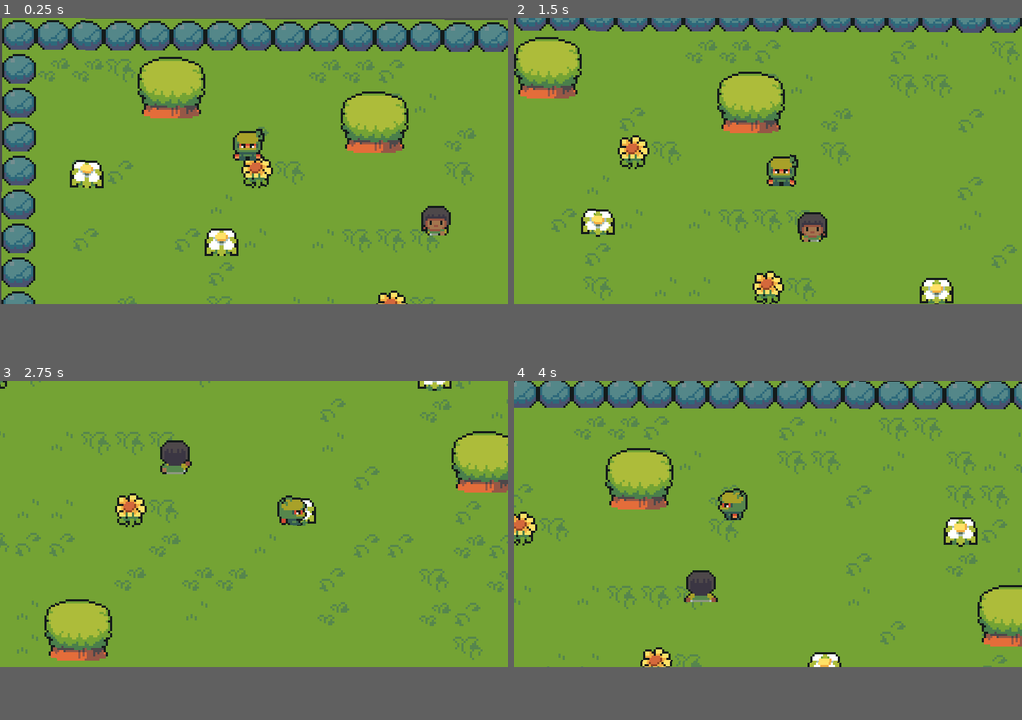
Above: before the commit, frames 1-4 (two rows, left to right).
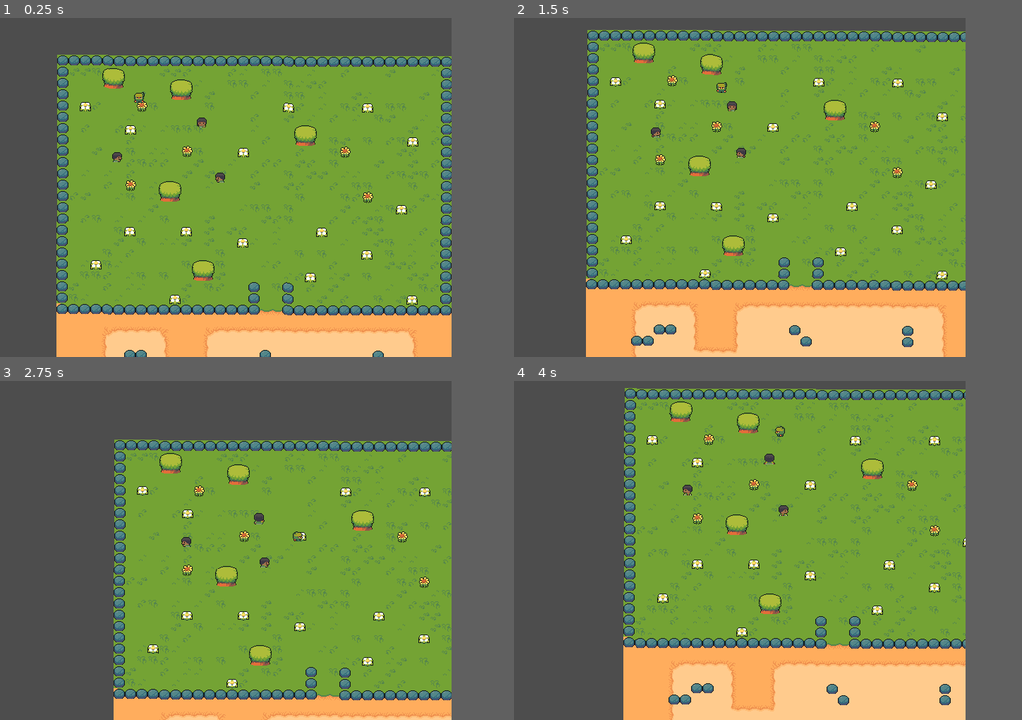
Above: after the commit, the same moments.

Repository: harrywainwright/Playground
Game: Godot game, scene res://scenes/world.tscn
The game is run twice, just before and just after one commit, with the same random seed, the same clock (stepped at 60 frames per second) and the same inputs.
Inputs:
- Up to frame 1 (0.25 s): no input
- Up to frame 2 (1.5 s): hold Right (ui_right) 0.53-1.28 s; hold Down (ui_down) from 1.28 s (still down)
- Up to frame 3 (2.75 s): release Down (ui_down) at 2.03 s; hold Right (ui_right) from 2.03 s (still down)
- Up to frame 4 (4 s): release Right (ui_right) at 2.78 s; hold Up (ui_up) 2.78-3.53 s; hold Left (ui_left) from 3.53 s (still down)
In our replay, the window is 720x405 before the commit and 640x480 after it. These sizes can differ from the game's own. Grey fills any space a smaller window leaves; there, only what the larger window draws over its background counts as a difference.

The runs differ from the first frame. In frame 1, 42% of the frame differs, in the area x 0-100%, y 0-100%; in frame 2, 39%; in frame 3, 51%; in frame 4, 46%.
Error in both runs: Invalid call. Nonexistent function 'get_quadrant_size' in base 'TileMap'. (res://camera/followCam.gd:7)

Commit message:
Turn Based 1
Fixed black male, began turn based testing

Diff:
--- a/npc/human/blackMale1.gd
+++ b/npc/human/blackMale1.gd
@@ -9,7 +9,6 @@
 var endPosition
 var rng = RandomNumberGenerator.new()
 var randDir
-# var randTime
 var direction
 
 enum npcState{
@@ -47,6 +46,8 @@
 
 	animations.play("walk" + direction)
 
+	# wait_for_timer()
+
 	# randTime = rng.randf_range(2.0, 5.0)
 	# await get_tree().create_timer(randTime).timeout
 
@@ -67,6 +68,8 @@
 
 	animations.play("walk" + direction)
 
+	#wait_for_timer()
+
 	# randTime = rng.randf_range(2.0, 5.0)
 	# await get_tree().create_timer(randTime).timeout
 
@@ -83,8 +86,6 @@
 	elif moveDirection.length() <= limit && direction == null:
 		changeDirection()
 
-	print(direction)
-
 
 func _physics_process(_delta):
 	updateVelocity()
--- a/npc/human/blackMale1.tscn
+++ b/npc/human/blackMale1.tscn
@@ -181,4 +181,6 @@
 position = Vector2(0, -7)
 shape = SubResource("RectangleShape2D_73x7x")
 
+[node name="Timer" type="Timer" parent="."]
+
 [connection signal="area_entered" from="hitBox" to="." method="_on_hit_box_area_entered"]
--- a/project.godot
+++ b/project.godot
@@ -17,8 +17,8 @@
 
 [display]
 
-window/size/viewport_width=240
-window/size/viewport_height=135
+window/size/viewport_width=640
+window/size/viewport_height=480
 window/size/window_width_override=640
 window/size/window_height_override=480
 window/stretch/mode="canvas_items"
--- /dev/null
+++ b/scenes/battle.tscn
@@ -0,0 +1,192 @@
+[gd_scene load_steps=9 format=3 uid="uid://b6fxhmh5y1c1k"]
+
+[ext_resource type="Texture2D" uid="uid://bo1k4vqgetf7a" path="res://art/background_battle/Alley_Graffiti_(21303505862).jpg" id="1_h1f3v"]
+[ext_resource type="FontFile" uid="uid://1of8cife0ot1" path="res://art/fonts/NESCyrillic.ttf" id="2_hoknl"]
+[ext_resource type="Texture2D" uid="uid://cig6q0r85laql" path="res://art/enemies/hobo.png" id="2_tkh1v"]
+
+[sub_resource type="StyleBoxFlat" id="StyleBoxFlat_mci1l"]
+bg_color = Color(0.952941, 0.2, 0.278431, 1)
+border_color = Color(0.952941, 0.2, 0.278431, 1)
+
+[sub_resource type="StyleBoxFlat" id="StyleBoxFlat_dwjvi"]
+bg_color = Color(0.235294, 0.8, 0.219608, 1)
+
+[sub_resource type="StyleBoxFlat" id="StyleBoxFlat_1hfc7"]
+bg_color = Color(0, 0, 0, 0.470588)
+
+[sub_resource type="StyleBoxFlat" id="StyleBoxFlat_1bfb0"]
+bg_color = Color(0, 0, 0, 1)
+border_width_left = 1
+border_width_top = 1
+border_width_right = 1
+border_width_bottom = 1
+border_color = Color(0.920995, 0.920995, 0.920995, 1)
+
+[sub_resource type="StyleBoxFlat" id="StyleBoxFlat_invo6"]
+bg_color = Color(0.921569, 0.921569, 0.921569, 1)
+
+[node name="Battle" type="Control"]
+layout_mode = 3
+anchors_preset = 15
+anchor_right = 1.0
+anchor_bottom = 1.0
+grow_horizontal = 2
+grow_vertical = 2
+
+[node name="Background" type="TextureRect" parent="."]
+layout_mode = 0
+offset_left = 1.0
+offset_right = 723.0
+offset_bottom = 542.0
+texture = ExtResource("1_h1f3v")
+expand_mode = 1
+stretch_mode = 4
+
+[node name="EnemyContainer" type="VBoxContainer" parent="."]
+layout_mode = 1
+anchors_preset = 15
+anchor_right = 1.0
+anchor_bottom = 1.0
+offset_left = 95.0
+offset_top = 144.0
+offset_right = -366.0
+offset_bottom = -142.0
+grow_horizontal = 2
+grow_vertical = 2
+
+[node name="ProgressBar" type="ProgressBar" parent="EnemyContainer"]
+custom_minimum_size = Vector2(0, 16)
+layout_mode = 2
+size_flags_vertical = 4
+theme_override_styles/background = SubResource("StyleBoxFlat_mci1l")
+theme_override_styles/fill = SubResource("StyleBoxFlat_dwjvi")
+value = 50.0
+show_percentage = false
+
+[node name="Label" type="Label" parent="EnemyContainer/ProgressBar"]
+z_as_relative = false
+layout_mode = 1
+anchors_preset = 15
+anchor_right = 1.0
+anchor_bottom = 1.0
+offset_top = -1.0
+offset_bottom = -1.0
+grow_horizontal = 2
+grow_vertical = 2
+theme_override_colors/font_shadow_color = Color(0, 0, 0, 1)
+theme_override_fonts/font = ExtResource("2_hoknl")
+text = "HP:25/50"
+horizontal_alignment = 1
+vertical_alignment = 1
+
+[node name="Enemy" type="TextureRect" parent="EnemyContainer"]
+layout_mode = 2
+texture = ExtResource("2_tkh1v")
+expand_mode = 5
+stretch_mode = 5
+
+[node name="PlayerPanel" type="Panel" parent="."]
+custom_minimum_size = Vector2(0, 32)
+layout_mode = 1
+anchors_preset = 12
+anchor_top = 1.0
+anchor_right = 1.0
+anchor_bottom = 1.0
+offset_top = -17.0
+grow_horizontal = 2
+grow_vertical = 0
+theme_override_styles/panel = SubResource("StyleBoxFlat_1hfc7")
+
+[node name="PlayerData" type="HBoxContainer" parent="PlayerPanel"]
+layout_mode = 1
+anchors_preset = 15
+anchor_right = 1.0
+anchor_bottom = 1.0
+grow_horizontal = 2
+grow_vertical = 2
+alignment = 1
+
+[node name="Label" type="Label" parent="PlayerPanel/PlayerData"]
+layout_mode = 2
+size_flags_horizontal = 4
+theme_override_fonts/font = ExtResource("2_hoknl")
+text = "PLAYER:"
+
+[node name="ProgressBar" type="ProgressBar" parent="PlayerPanel/PlayerData"]
+custom_minimum_size = Vector2(200, 16)
+layout_mode = 2
+size_flags_horizontal = 8
+size_flags_vertical = 4
+theme_override_styles/background = SubResource("StyleBoxFlat_mci1l")
+theme_override_styles/fill = SubResource("StyleBoxFlat_dwjvi")
+value = 50.0
+show_percentage = false
+
+[node name="Label" type="Label" parent="PlayerPanel/PlayerData/ProgressBar"]
+z_as_relative = false
+custom_minimum_size = Vector2(20, 0)
+layout_mode = 1
+anchors_preset = 15
+anchor_right = 1.0
+anchor_bottom = 1.0
+grow_horizontal = 2
+grow_vertical = 2
+theme_override_colors/font_shadow_color = Color(0, 0, 0, 1)
+theme_override_fonts/font = ExtResource("2_hoknl")
+text = "HP:25/50"
+horizontal_alignment = 1
+vertical_alignment = 1
+
+[node name="ActionsPanel" type="Panel" parent="."]
+custom_minimum_size = Vector2(0, 32)
+layout_mode = 1
+anchors_preset = 10
+anchor_right = 1.0
+grow_horizontal = 2
+theme_override_styles/panel = SubResource("StyleBoxFlat_1hfc7")
+
+[node name="Actions" type="HBoxContainer" parent="ActionsPanel"]
+layout_mode = 1
+anchors_preset = 15
+anchor_right = 1.0
+anchor_bottom = 1.0
+grow_horizontal = 2
+grow_vertical = 2
+alignment = 1
+
+[node name="Attack" type="Button" parent="ActionsPanel/Actions"]
+layout_mode = 2
+size_flags_horizontal = 3
+theme_override_colors/font_color = Color(0.920995, 0.920995, 0.920995, 1)
+theme_override_colors/font_pressed_color = Color(0, 0, 0, 1)
+theme_override_colors/font_hover_color = Color(0, 0, 0, 1)
+theme_override_fonts/font = ExtResource("2_hoknl")
+theme_override_styles/normal = SubResource("StyleBoxFlat_1bfb0")
+theme_override_styles/hover = SubResource("StyleBoxFlat_invo6")
+theme_override_styles/pressed = SubResource("StyleBoxFlat_invo6")
+text = "Attack"
+
+[node name="Defend" type="Button" parent="ActionsPanel/Actions"]
+layout_mode = 2
+size_flags_horizontal = 3
+theme_override_colors/font_color = Color(0.920995, 0.920995, 0.920995, 1)
+theme_override_colors/font_pressed_color = Color(0, 0, 0, 1)
+theme_override_colors/font_hover_color = Color(0, 0, 0, 1)
+theme_override_fonts/font = ExtResource("2_hoknl")
+theme_override_styles/normal = SubResource("StyleBoxFlat_1bfb0")
+theme_override_styles/hover = SubResource("StyleBoxFlat_invo6")
+theme_override_styles/pressed = SubResource("StyleBoxFlat_invo6")
+text = "Defend
+"
+
+[node name="Run" type="Button" parent="ActionsPanel/Actions"]
+layout_mode = 2
+size_flags_horizontal = 3
+theme_override_colors/font_color = Color(0.920995, 0.920995, 0.920995, 1)
+theme_override_colors/font_pressed_color = Color(0, 0, 0, 1)
+theme_override_colors/font_hover_color = Color(0, 0, 0, 1)
+theme_override_fonts/font = ExtResource("2_hoknl")
+theme_override_styles/normal = SubResource("StyleBoxFlat_1bfb0")
+theme_override_styles/hover = SubResource("StyleBoxFlat_invo6")
+theme_override_styles/pressed = SubResource("StyleBoxFlat_invo6")
+text = "RUN"
--- a/scenes/world.tscn
+++ b/scenes/world.tscn
@@ -2474,3 +2474,15 @@
 [node name="blackMale1" parent="TileMap" instance=ExtResource("6_k4q6q")]
 position = Vector2(205.392, 99.1932)
 rotation = -0.00393173
+speed = 10
+limit = 0.5
+
+[node name="blackMale1" parent="." instance=ExtResource("6_k4q6q")]
+position = Vector2(233, 181)
+speed = 10
+limit = 0.5
+
+[node name="blackMale2" parent="." instance=ExtResource("6_k4q6q")]
+position = Vector2(82, 152)
+speed = 10
+limit = 0.5
Not shown, added: art/background_battle/Alley_Graffiti_(21303505862).jpg.import
Binary file added: art/enemies/hobo.png
Not shown, added: art/enemies/hobo.png.import
Binary file added: art/fonts/Adventurer.ttf
Not shown, added: art/fonts/Adventurer.ttf.import
Binary file added: art/fonts/NESCyrillic.ttf
Not shown, added: art/fonts/NESCyrillic.ttf.import
Not shown, added: art/background_battle/Alley_Graffiti_(21303505862).jpg
